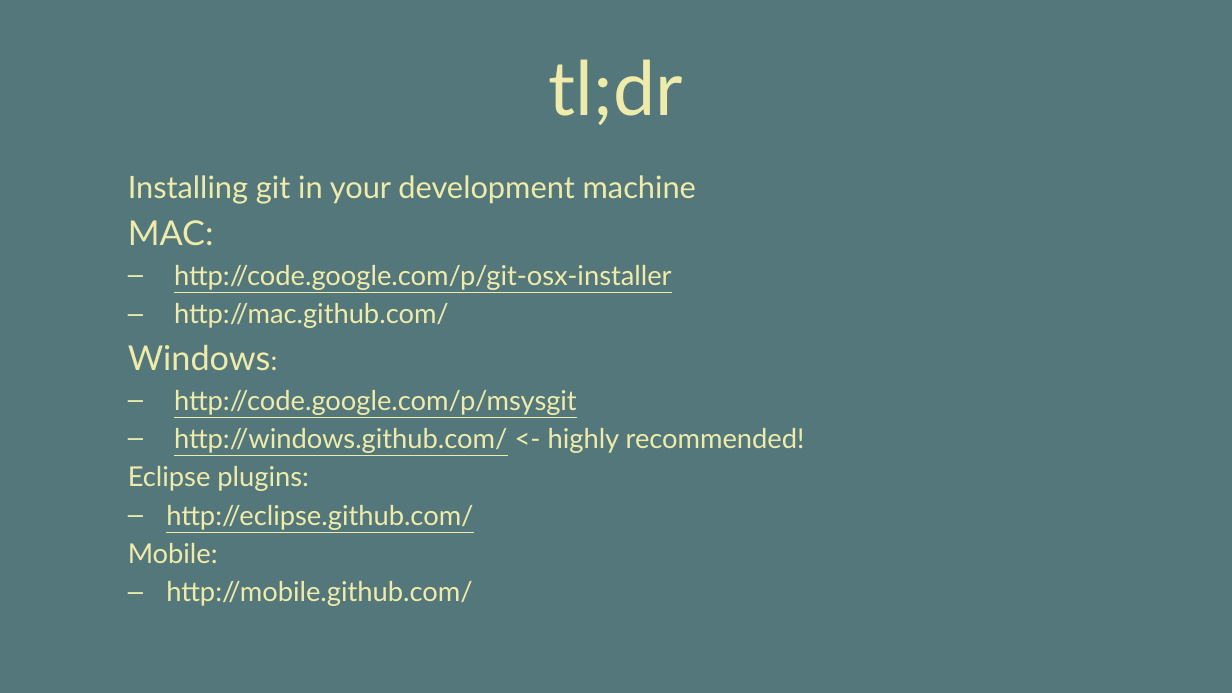
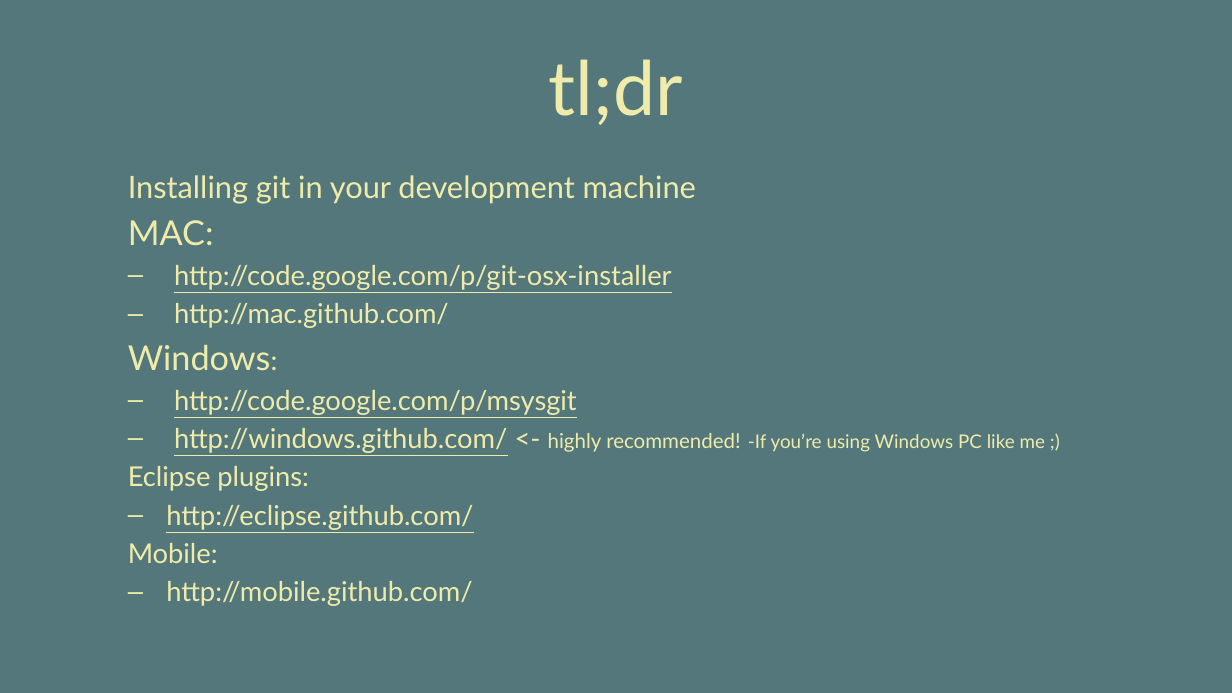
Before and after one commit to vinhnx/Git-for-beginners, a slide deck: slide 4 of git-beginner.pptx. Drawn at 1232x693 pixels with LibreOffice and Linux fonts; fonts in the diff are those of the drawing. Boxes give left, top, right and bottom in pixels: in the first picture for what was removed or moved away, otherwise in the second. Text is boxed around its words. In the diff, an @@ line names an element or a change of style, - is before the commit and + after.

```diff
--- a/git-beginner.pptx
+++ b/git-beginner.pptx
@@ text at <box>174,428,1045,453</box>: text changed; size 16 to 11 pt @@
-  – http://windows.github.com/ <- highly recommended!
+  – http://windows.github.com/ <- highly recommended! -If you’re using Windows PC like me ;)
```
Also in this commit, not shown: 9 other slides changed, 1 slide added, 1 other file.
